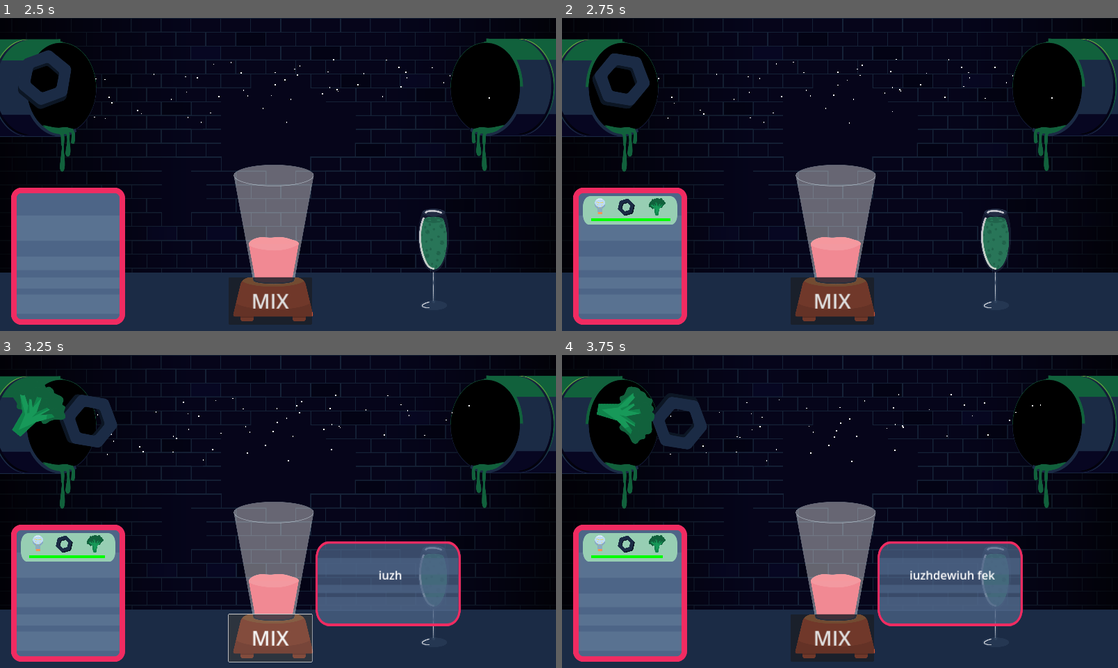
Above: before the commit, frames 1-4 (two rows, left to right).
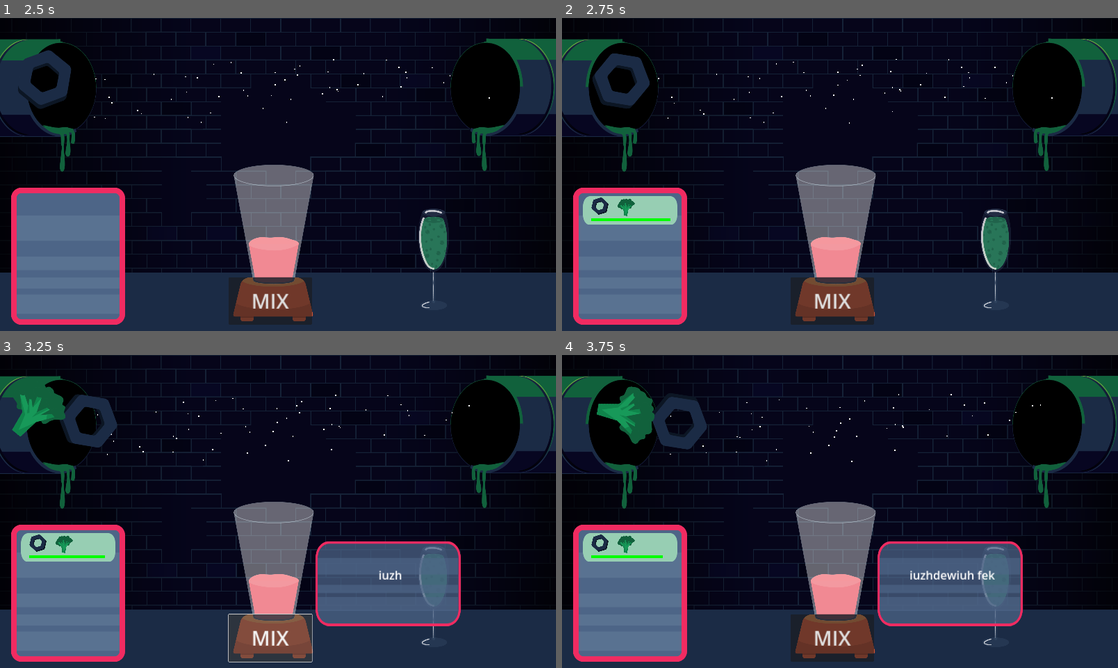
Above: after the commit, the same moments.

Repository: Daxidz/orbital-5-cyberpunk
Game: Godot game, scene res://src/main.tscn
Two runs of this game, one before a commit and one after it. Both use one fixed random seed, a clock stepped at 60 frames per second and the inputs below.
Inputs (mouse positions are in pixels of both pictures, inside the frame that each line leads up to):
- Up to frame 1 (2.5 s): click "MIX" at 0.5 s; click (227, 158) at 1.25 s; click (227, 158) at 2 s
- Up to frame 2 (2.75 s): no input
- Up to frame 3 (3.25 s): click "MIX" at 2.75 s
- Up to frame 4 (3.75 s): click (789, 495) at 3.5 s

Frame 1 is identical in both runs. In frame 2, 0.3% of the frame differs, in the area x 5-19%, y 57-64%; in frame 3, 0.3%; in frame 4, 0.3%.

Commit message:
yess boi

Diff:
--- a/src/Mixer.gd
+++ b/src/Mixer.gd
@@ -27,6 +27,8 @@
 	if not mixing:
 		mixing = true
 		if bodies_in_mixer.size() == 0:
+
+			mixing = false
 			return
 		for b in bodies_in_mixer:
 			cur_ingredients.push_back(b.ingr_name)
--- a/src/recipe_panel.tscn
+++ b/src/recipe_panel.tscn
@@ -14,16 +14,19 @@
 centered = false
 
 [node name="Ingredient1" type="Sprite2D" parent="Background"]
+visible = false
 position = Vector2(58, 24.3838)
 scale = Vector2(0.3, 0.215152)
 texture = ExtResource("3_8mwrm")
 
 [node name="Ingredient2" type="Sprite2D" parent="Background"]
+visible = false
 position = Vector2(149, 27.2525)
 scale = Vector2(0.3, 0.215152)
 texture = ExtResource("4_28l5s")
 
 [node name="Ingredient3" type="Sprite2D" parent="Background"]
+visible = false
 position = Vector2(256, 25.8182)
 scale = Vector2(0.3, 0.215152)
 texture = ExtResource("5_uddyp")
--- a/src/recipes_manager.gd
+++ b/src/recipes_manager.gd
@@ -90,7 +90,7 @@
 		var panel = RecipePanelInstancier.instantiate() as Node2D
 		for j in range(recipe.ingredients.size()):
 			var ingredient = recipe.ingredients[j]
-			var sprite = panel.get_child(0).get_child(j + 1) as Sprite2D
+			var sprite = panel.get_child(0).get_child(j) as Sprite2D
 			sprite.set_texture(TEXTURES[ingredient])
 			sprite.show()
 		var timer_bar = panel.get_child(0).get_child(3) as TextureProgressBar
